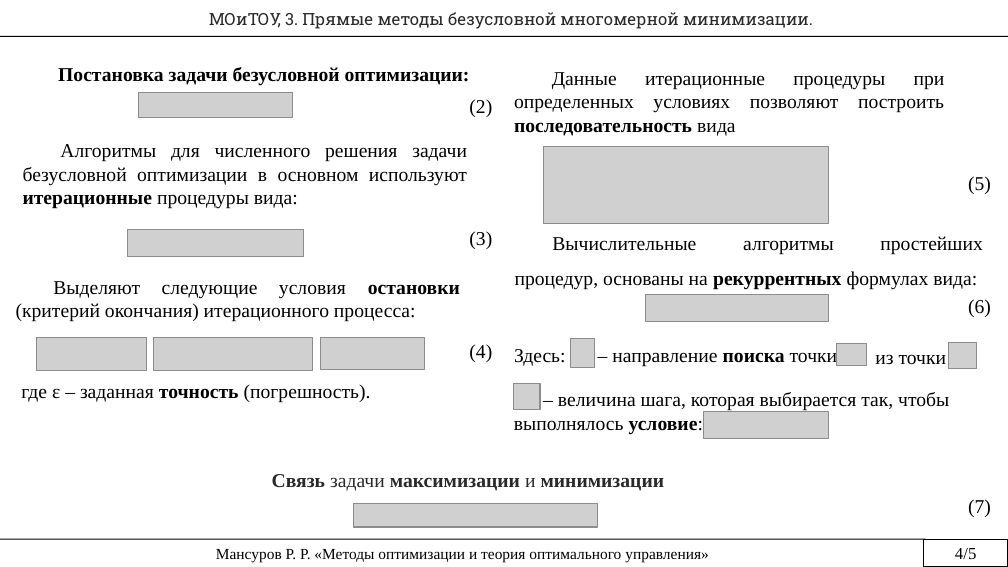
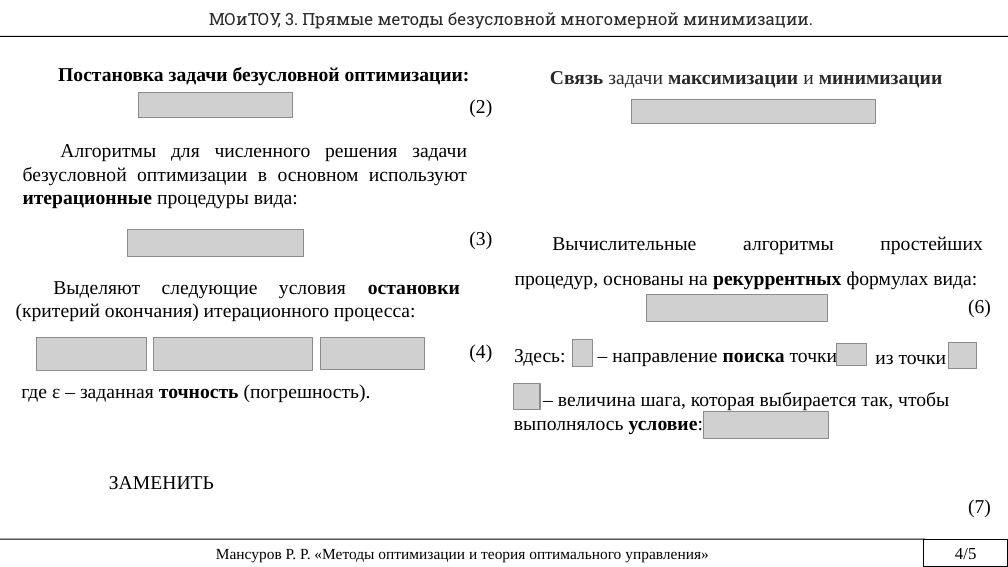
Before and after one commit to rustam-mansurov/cats, a slide deck: slide 4 of Домашнее задание Мансуров.pptx. Drawn at 1008x567 pixels with LibreOffice and Linux fonts; fonts in the diff are those of the drawing; grey boxes stand for pictures. Boxes give left, top, right and bottom in pixels: in the first picture for what was removed or moved away, otherwise in the second. Text is boxed around its words. In the diff, an @@ line names an element or a change of style, - is before the commit and + after.

```diff
--- a/Домашнее задание Мансуров.pptx
+++ b/Домашнее задание Мансуров.pptx
@@ text "Связь задачи максимизации и минимизации": place and size @@
-text "Связь задачи максимизации и минимизации" at (272,474,665,491)
+text "Связь задачи максимизации и минимизации" at (550,71,943,88)
@@ text removed at (514,72,945,136) @@
-Данные итерационные процедуры при определенных условиях позволяют построить последовательность вида
@@ picture added at (632,100,876,124) @@
@@ picture removed at (543,146,829,223) @@
@@ text removed at (968,176,991,194) @@
-(5)
@@ text added at (109,476,214,490), 14 pt, text #000000 @@
+ЗАМЕНИТЬ
@@ picture removed at (354,503,598,527) @@
```
Also in this commit, not shown: 1 other slide changed.
